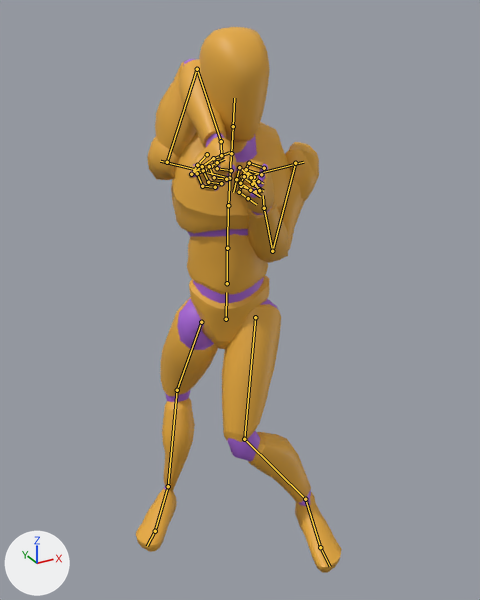
Renders of the glTF model public/models/quaternius/blender-kicks-core.glb from each side of a commit.
Camera for both pictures: a 50 mm camera at (-0.92, -1.69, 1.808) aimed at (0.016, 0.012, 0.957). The lights are fixed; the arrows at lower left show +X, +Y and +Z. The picture after the commit comes second. Both versions are drawn at frame 15 of the action 'BF_LowKick_L'; the numbers are the values there. The bones that change, and the others that lie on the model, are drawn over the model as lines.

Names of what the first picture shows: 'Mannequin'.
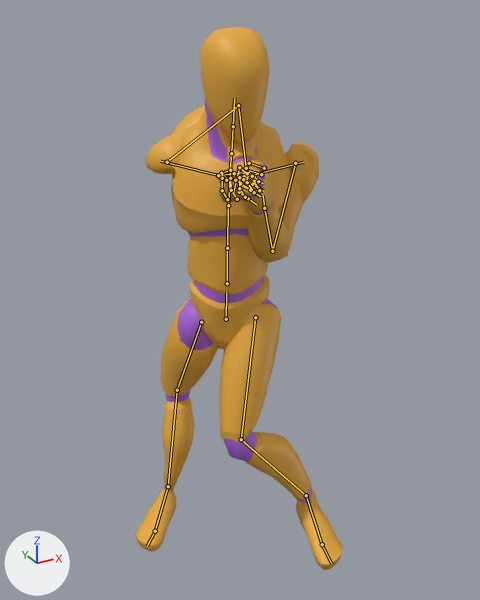
Changed parts and their boxes [x1, y1, x2, y2] in the pictures (480 x 600 px):
'Mannequin', posed
    before: [136, 27, 342, 573]
    after: [136, 27, 343, 570]
bone 'upperarm_r', root to tip
    before: (167, 162) to (197, 69)
    after: (167, 162) to (238, 105)
bone 'thigh_l', root to tip
    before: (255, 317) to (244, 439)
    after: (255, 317) to (241, 439)
bone 'calf_l', root to tip
    before: (244, 439) to (305, 499)
    after: (241, 439) to (306, 495)

Patch to the scene script:
```diff
--- a/public/models/quaternius/blender-kicks-core.glb.py
+++ b/public/models/quaternius/blender-kicks-core.glb.py
@@ bone_upperarm_r @@
 bone_upperarm_r = bpy.data.objects['Armature'].pose.bones['upperarm_r']  # child of 'clavicle_r'
-bone_upperarm_r.rotation_quaternion = (-0.441, -0.182, -0.274, 0.733)  # degrees (-21, 37, -125)
+bone_upperarm_r.rotation_quaternion = (-0.167, -0.205, -0.273, 0.922)  # degrees (-30, 28, -167)
@@ bone_thigh_l @@
 bone_thigh_l = bpy.data.objects['Armature'].pose.bones['thigh_l']  # child of 'pelvis'
-bone_thigh_l.rotation_quaternion = (0.803, -0.162, 0.573, -0.016)  # degrees (-44, 66, -32)
+bone_thigh_l.rotation_quaternion = (0.796, -0.184, 0.575, -0.012)  # degrees (-49, 66, -34)
@@ bone_calf_l @@
 bone_calf_l = bpy.data.objects['Armature'].pose.bones['calf_l']  # child of 'thigh_l'
-bone_calf_l.rotation_quaternion = (0.904, 0.412, -0.099, 0.054)  # degrees (49, -13, 1)
+bone_calf_l.rotation_quaternion = (0.885, 0.452, -0.097, 0.059)  # degrees (54, -13, 1)
```
